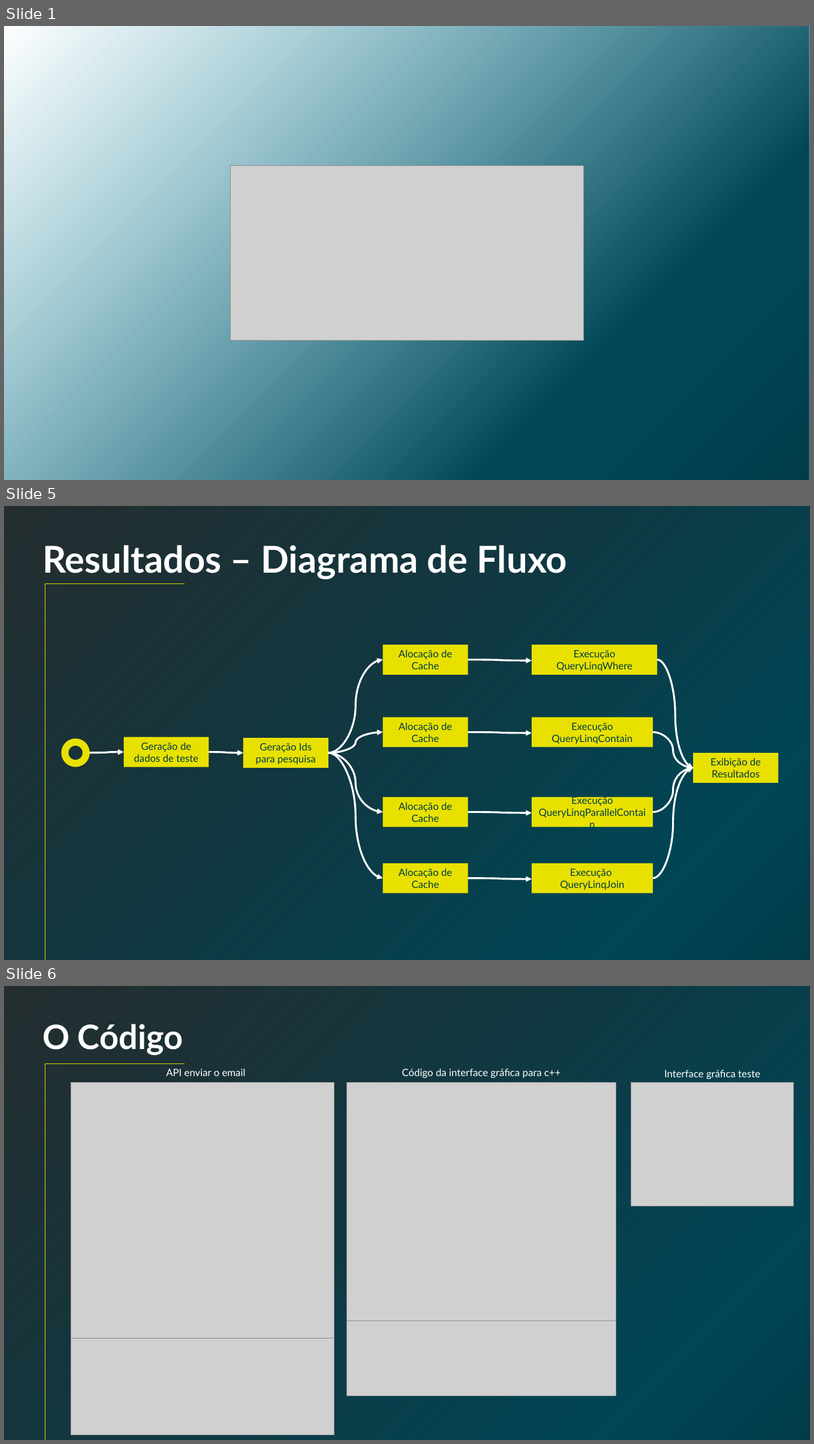
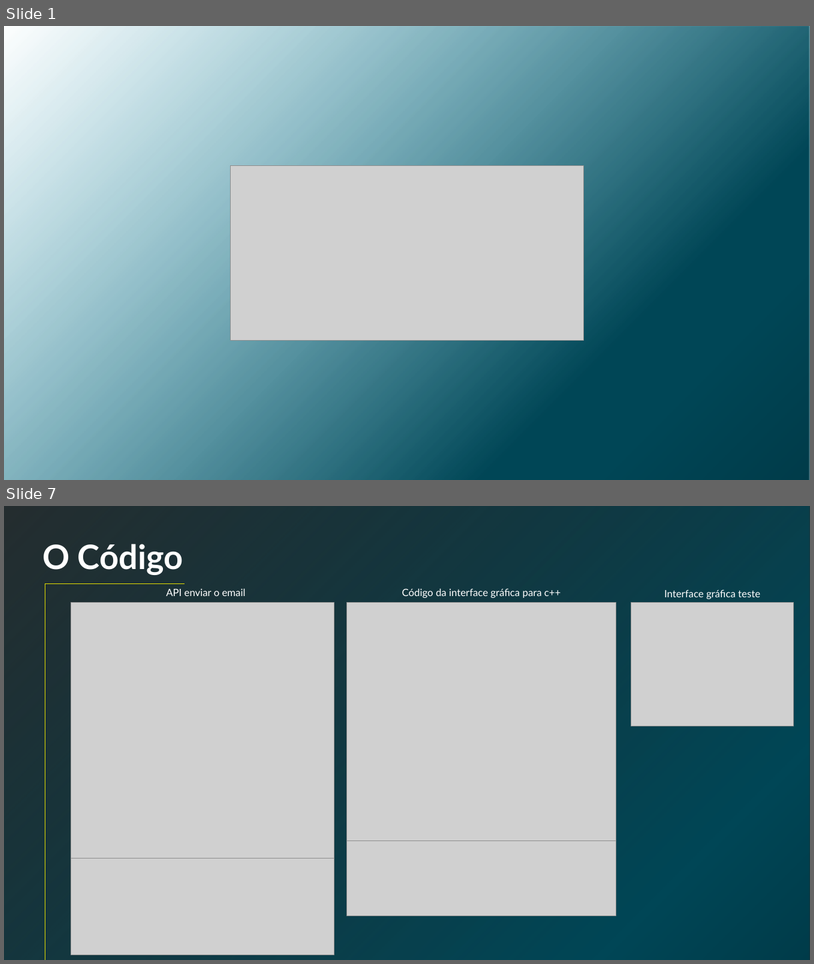
Before and after one commit to GianLucena/batimento-cardiaco, a slide deck: academy coding/Apresentação Final .pptx. Shown one above the other, each under a label of ours: slides 1, 5 and 6 before the commit, slides 1 and 7 after it; the slides between them are not shown. The pictures are 814x1444 and 814x964 pixels, drawn with LibreOffice and Linux fonts; fonts in the diff are those of the drawing; grey boxes stand for pictures; background and template pictures are left out; a plain dark background stands for a picture behind light text. Boxes give left, top, right and bottom in pixels: in the first picture for what was removed or moved away, otherwise in the second. Text is boxed around its words. In the diff, an @@ line names an element or a change of style, - is before the commit and + after.

```diff
--- a/academy coding/Apresentação Final .pptx
+++ b/academy coding/Apresentação Final .pptx
@@ slide 5 removed at (x1=4, y1=506, x2=810, y2=960), background picture (left out) @@
@@ rectangle removed at (x1=4, y1=506, x2=810, y2=960) @@
@@ text removed at (x1=42, y1=545, x2=567, y2=579) @@
-Resultados – Diagrama de Fluxo
@@ line removed from (45, 584) to (45, 960) @@
@@ line removed from (184, 584) to (45, 584) @@
@@ rectangle removed at (x1=383, y1=645, x2=468, y2=674) @@
-Alocação de Cache
@@ rectangle removed at (x1=532, y1=645, x2=658, y2=674) @@
-Execução QueryLinqWhere
@@ curved arrow removed from (329, 753) to (383, 660) @@
@@ curved arrow removed from (468, 660) to (532, 660) @@
@@ curved arrow removed from (658, 660) to (693, 768) @@
@@ rectangle removed at (x1=383, y1=717, x2=468, y2=747) @@
-Alocação de Cache
@@ rectangle removed at (x1=532, y1=717, x2=654, y2=747) @@
-Execução QueryLinqContain
@@ donut removed at (x1=62, y1=738, x2=90, y2=767) @@
@@ rectangle removed at (x1=124, y1=737, x2=209, y2=767) @@
-Geração de dados de teste
@@ rectangle removed at (x1=243, y1=738, x2=329, y2=768) @@
-Geração Ids para pesquisa
@@ curved arrow removed from (329, 753) to (383, 732) @@
@@ curved arrow removed from (468, 732) to (532, 733) @@
@@ curved arrow removed from (653, 732) to (693, 768) @@
@@ curved arrow removed from (90, 753) to (124, 751) @@
@@ curved arrow removed from (209, 751) to (243, 753) @@
@@ curved arrow removed from (329, 753) to (383, 812) @@
@@ curved arrow removed from (329, 753) to (383, 878) @@
@@ rectangle removed at (x1=693, y1=753, x2=779, y2=783) @@
-Exibição de Resultados
@@ curved arrow removed from (653, 878) to (693, 768) @@
@@ curved arrow removed from (653, 812) to (693, 768) @@
@@ rectangle removed at (x1=383, y1=797, x2=468, y2=826) @@
-Alocação de Cache
@@ rectangle removed at (x1=532, y1=797, x2=654, y2=826) @@
-Execução QueryLinqParallelContain
@@ curved arrow removed from (468, 812) to (532, 813) @@
@@ rectangle removed at (x1=383, y1=863, x2=468, y2=892) @@
-Alocação de Cache
@@ rectangle removed at (x1=532, y1=863, x2=654, y2=892) @@
-Execução
-QueryLinqJoin
@@ curved arrow removed from (468, 878) to (532, 879) @@
@@ what was slide 6 is now slide 7 @@
```
Also in this commit, not shown: 1 slide changed, 4 slides added, 2 other slides removed, 40 other files.
